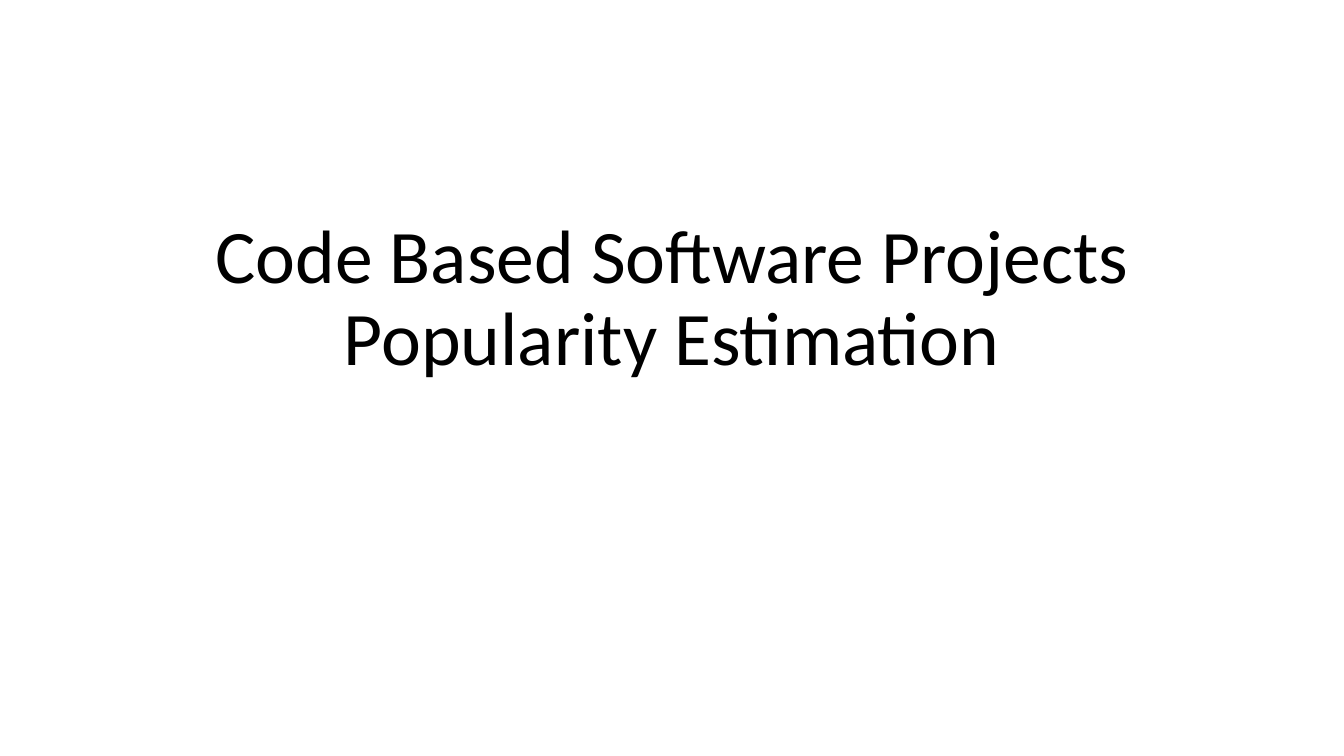
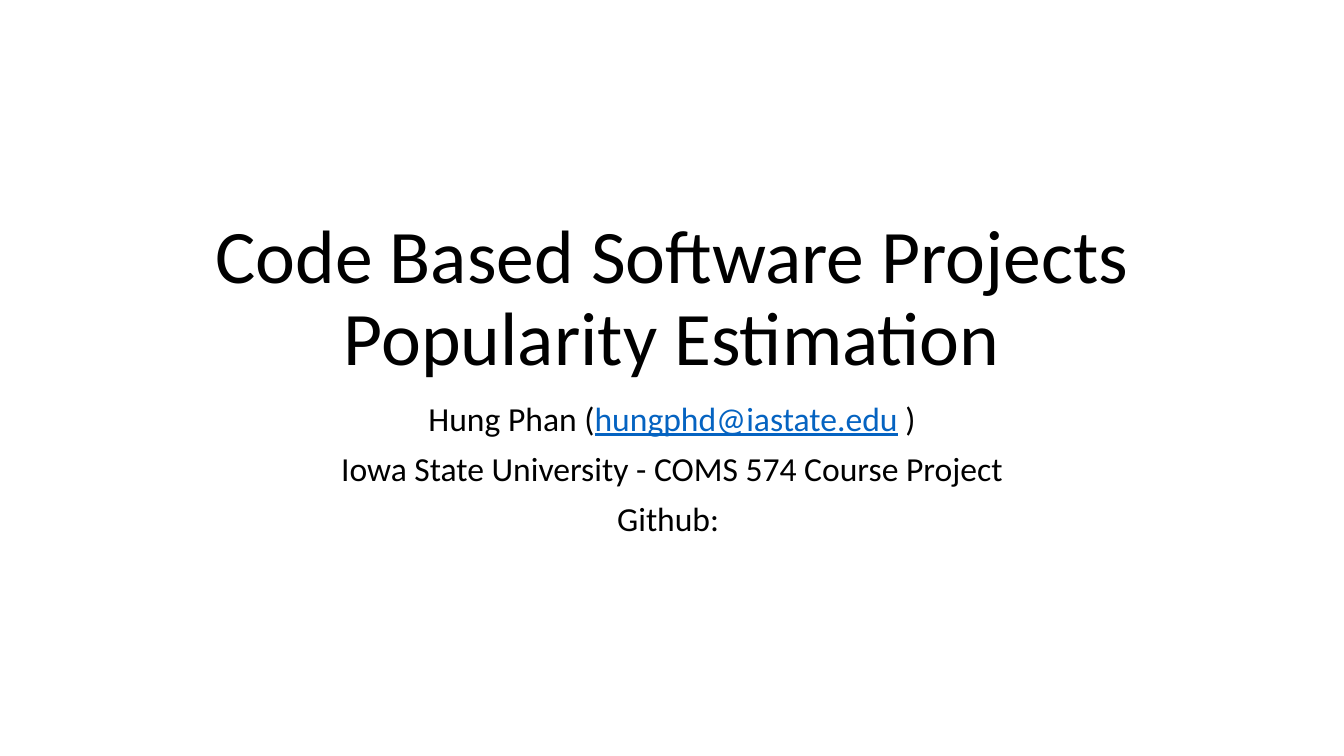
Before and after one commit to pdhung3012/CodeBasedProjectStarPrediction, a slide deck: slide 1 of report/CPE_v2.pptx. Drawn at 1344x756 pixels with LibreOffice and Linux fonts; fonts in the diff are those of the drawing. Boxes give left, top, right and bottom in pixels: in the first picture for what was removed or moved away, otherwise in the second. Text is boxed around its words. In the diff, an @@ line names an element or a change of style, - is before the commit and + after.

Commit message:
add presentation

```diff
--- a/report/CPE_v2.pptx
+++ b/report/CPE_v2.pptx
@@ subtitle added at (x1=341, y1=406, x2=1002, y2=532), 24 pt, text #000000 @@
+Hung Phan (hungphd@iastate.edu )
+Iowa State University - COMS 574 Course Project
+Github:
```
Also in this commit, not shown: 1 slide added, 5 other files.
